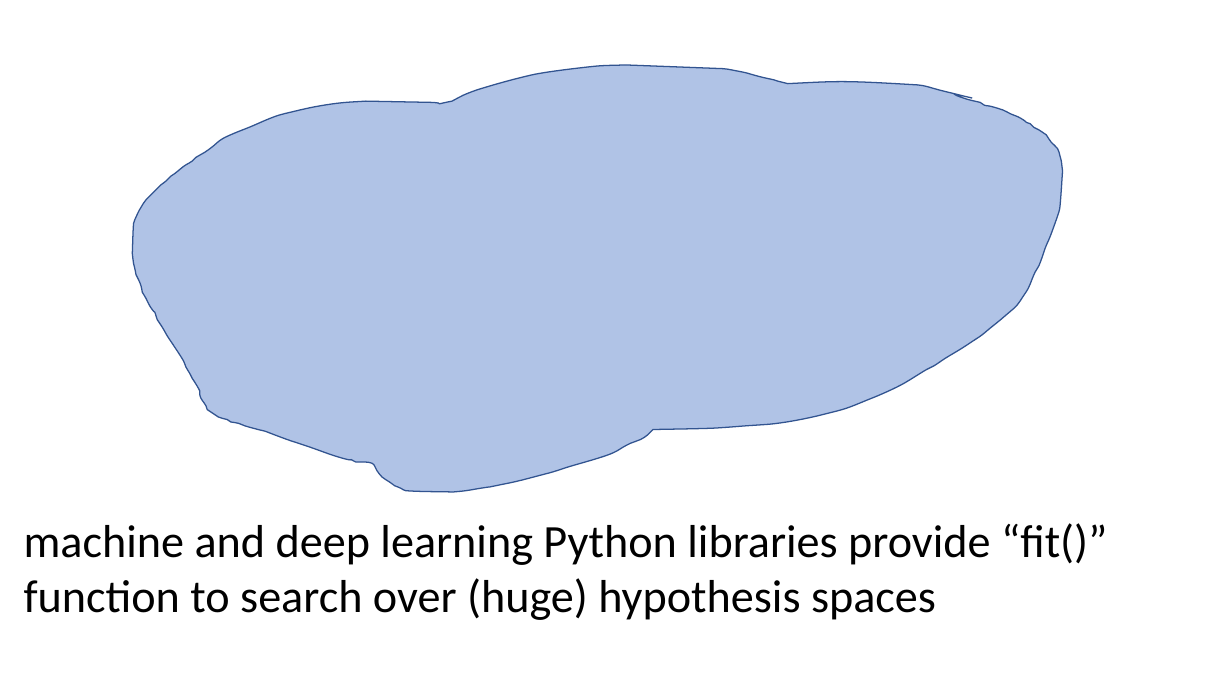
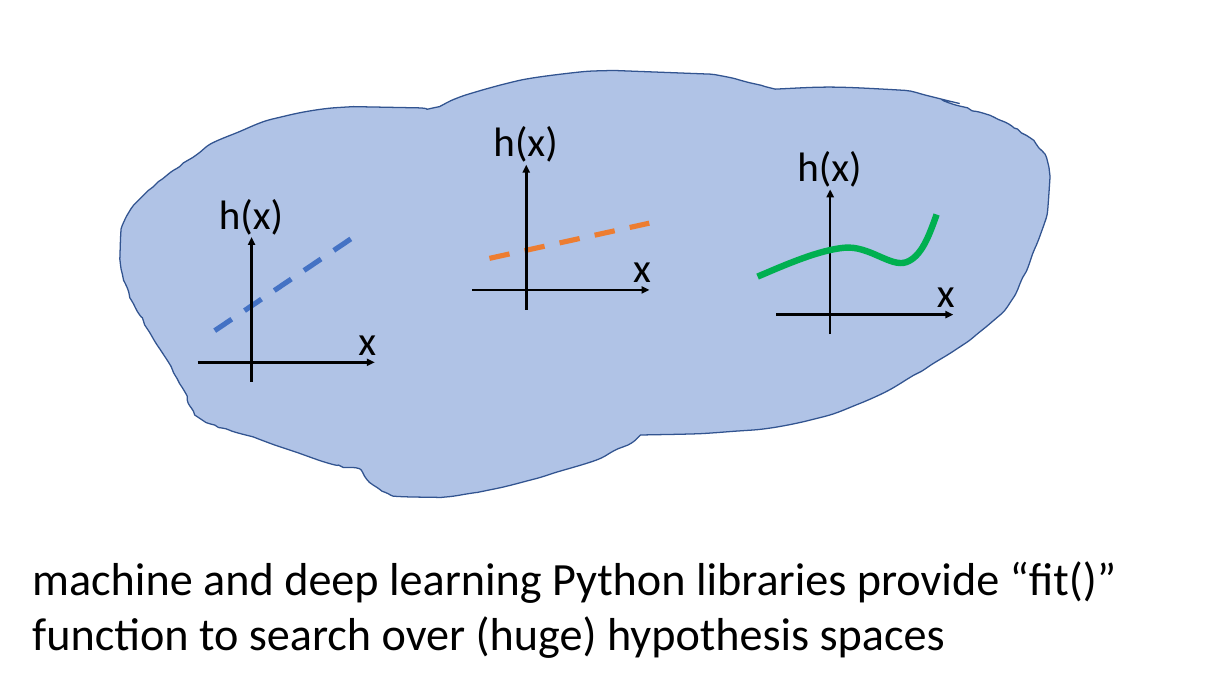
Before and after one commit to alexjungaalto/DeepLearningPython, a slide deck: slide 32 of slides/ThreeComponentsML.pptx. Drawn at 1232x693 pixels with LibreOffice and Linux fonts; fonts in the diff are those of the drawing. Boxes give left, top, right and bottom in pixels: in the first picture for what was removed or moved away, otherwise in the second. Text is boxed around its words. In the diff, an @@ line names an element or a change of style, - is before the commit and + after.

```diff
--- a/slides/ThreeComponentsML.pptx
+++ b/slides/ThreeComponentsML.pptx
@@ freeform shape moved from (x1=132, y1=65, x2=1063, y2=492) to (x1=120, y1=70, x2=1051, y2=497) @@
@@ group added at (x1=472, y1=126, x2=651, y2=310): 2 arrows, 2 texts, 1 line @@
+x
+h(x)
@@ group added at (x1=776, y1=151, x2=955, y2=335): 2 arrows, 2 texts @@
+x
+h(x)
@@ group added at (x1=198, y1=199, x2=376, y2=382): 2 arrows, 2 texts, 1 line @@
+x
+h(x)
@@ freeform shape added at (x1=758, y1=214, x2=937, y2=276), outline #00B050 5 pt @@
@@ text "machine and deep learning Python ..." moved from (x1=24, y1=523, x2=1107, y2=620) to (x1=32, y1=561, x2=1116, y2=658) @@
```
Also in this commit, not shown: 7 other slides changed, 1 slide added, 2 other files.
